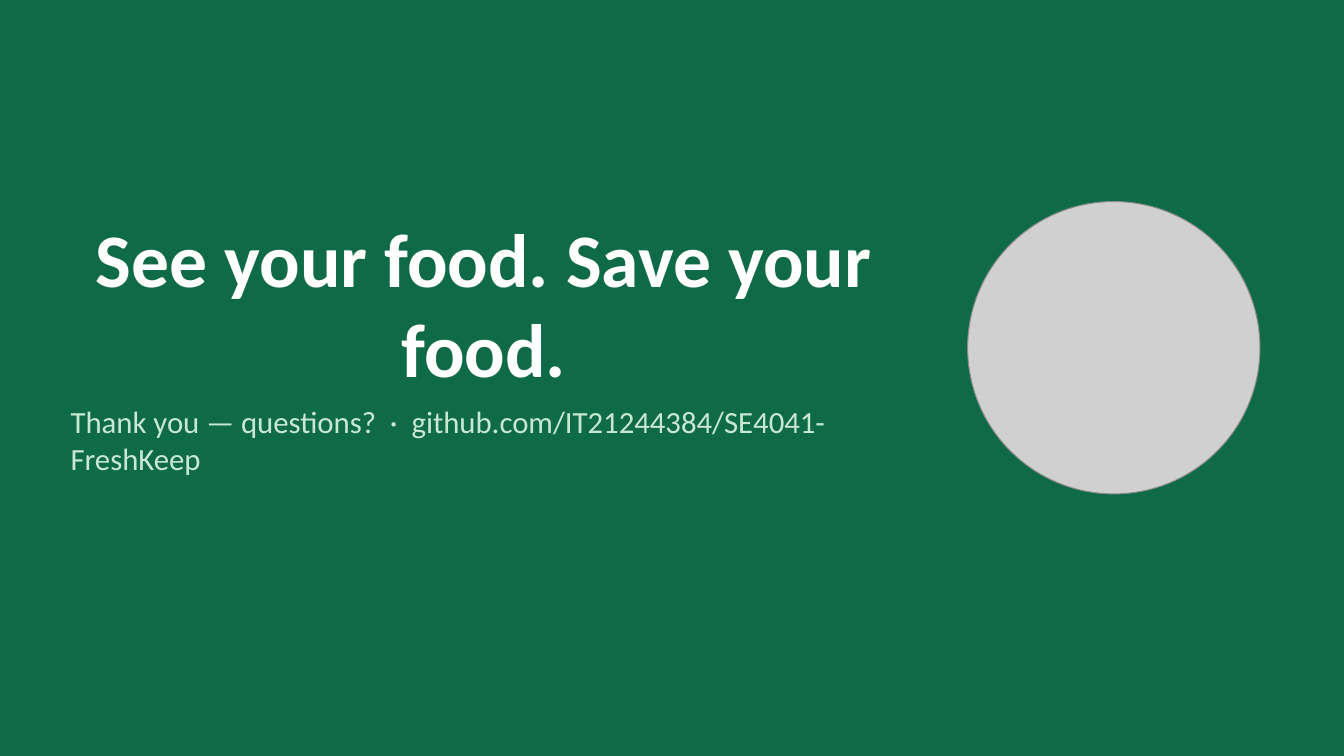
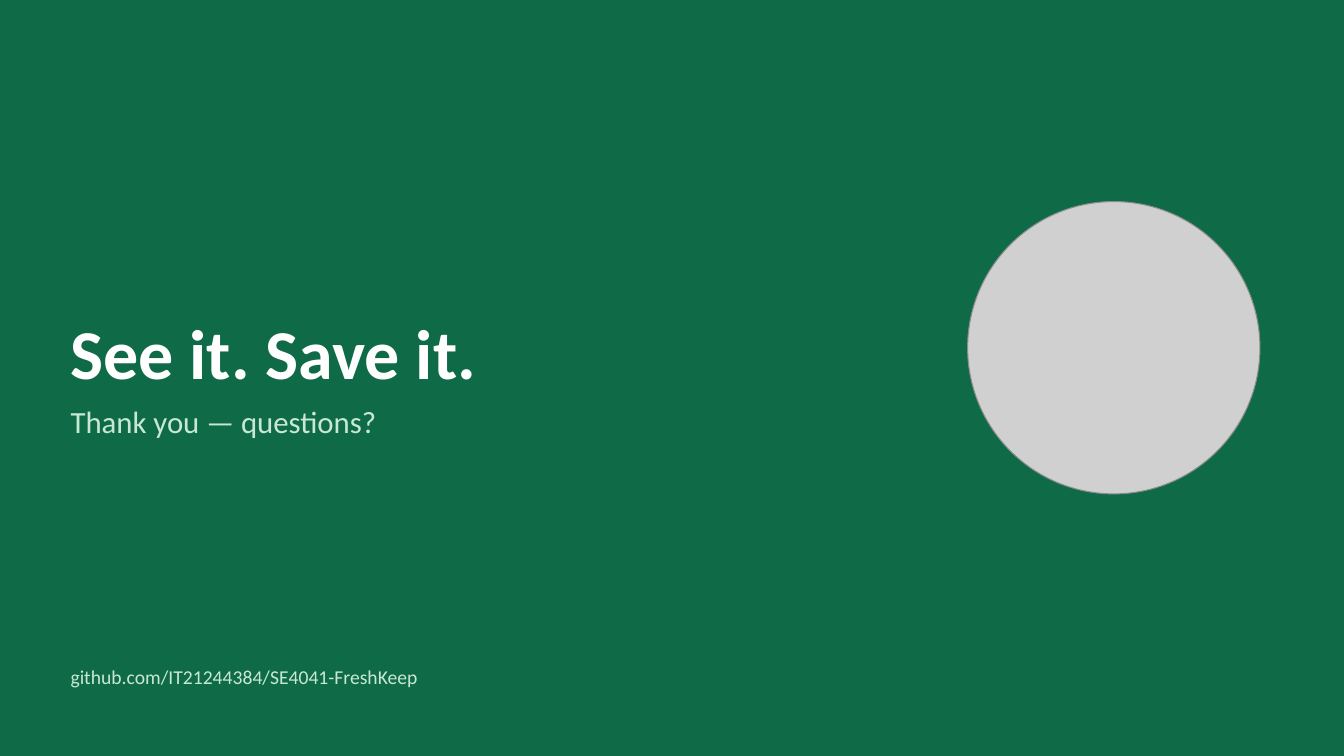
Before and after one commit to IT21244384/SE4041-FreshKeep, a slide deck: slide 13 of docs/FreshKeep_Spatial_Pitch_IT21244384.pptx. Drawn at 1344x756 pixels with LibreOffice and Linux fonts; fonts in the diff are those of the drawing; grey boxes stand for pictures. Boxes give left, top, right and bottom in pixels: in the first picture for what was removed or moved away, otherwise in the second. Text is boxed around its words. In the diff, an @@ line names an element or a change of style, - is before the commit and + after.

```diff
--- a/docs/FreshKeep_Spatial_Pitch_IT21244384.pptx
+++ b/docs/FreshKeep_Spatial_Pitch_IT21244384.pptx
@@ title at [71, 330, 476, 380]: text changed; size 54 to 50 pt @@
-See your food. Save your food.
+See it. Save it.
@@ text at [71, 411, 376, 438]: text changed @@
-Thank you — questions? · github.com/IT21244384/SE4041-FreshKeep
+Thank you — questions?
@@ text added at [71, 670, 418, 688], 14 pt, text #C8E8D4 @@
+github.com/IT21244384/SE4041-FreshKeep
```
Also in this commit, not shown: 4 other slides changed, 26 other files.
